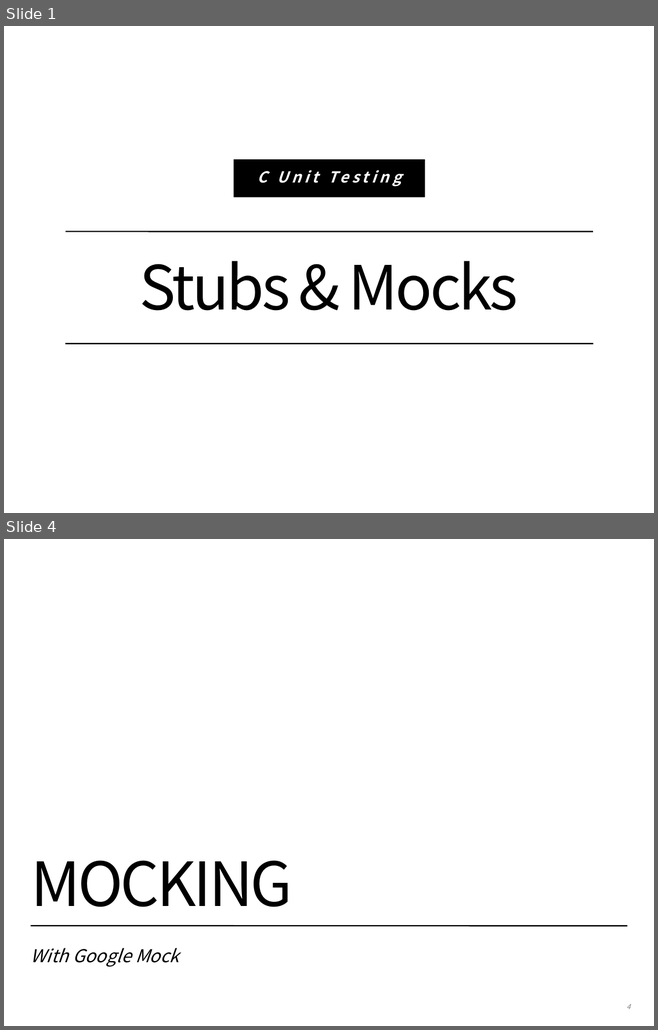
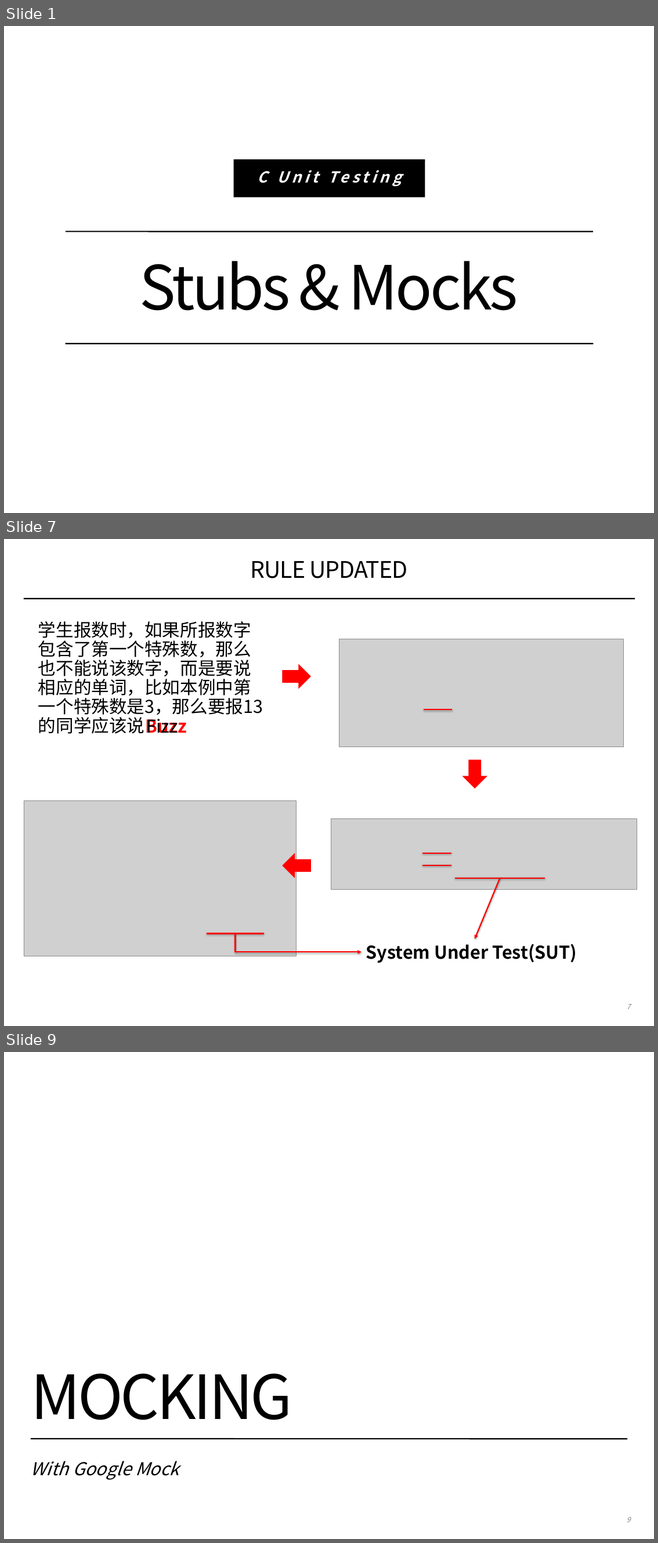
Before and after one commit to coney/c-training, a slide deck: UT/.slides/02-stubs-and-mocks.pptx. Shown one above the other, each under a label of ours: slides 1 and 4 before the commit, slides 1, 7 and 9 after it; the slides between them are not shown. The pictures are 658x1030 and 658x1543 pixels, drawn with LibreOffice and Linux fonts; fonts in the diff are those of the drawing; grey boxes stand for pictures; background and template pictures are left out. Boxes give left, top, right and bottom in pixels: in the first picture for what was removed or moved away, otherwise in the second. Text is boxed around its words. In the diff, an @@ line names an element or a change of style, - is before the commit and + after.

```diff
--- a/UT/.slides/02-stubs-and-mocks.pptx
+++ b/UT/.slides/02-stubs-and-mocks.pptx
@@ slide 7 added at [4,539,654,1026], background #FFFFFF @@
@@ title added at [250,561,407,578], 36 pt, text #000000 @@
+RULE UPDATED
@@ line added from (24, 599) to (635, 598), #000000 2 pt @@
@@ text added at [38,621,263,718], 28 pt, text #000000 @@
+学生报数时，如果所报数字包含了第一个特殊数，那么也不能说该数字，而是要说相应的单词，比如本例中第一个特殊数是3，那么要报13的同学应该说
@@ picture added at [339,639,623,747] @@
@@ right arrow added at [282,664,311,689], fill #FF0000 @@
@@ line added from (423, 710) to (452, 710), #FF0000 2 pt @@
@@ text added at [145,719,187,733], 28 pt, text #FF0000, bold @@
+Buzz
@@ text added at [146,719,177,733], 28 pt, text #000000 @@
+Fizz
@@ picture added at [24,801,296,956] @@
@@ right arrow added at [282,853,311,878], fill #FF0000 @@
@@ group added at [331,759,636,889]: 2 lines, 1 picture, 1 right arrow @@
@@ line added from (455, 878) to (545, 878), #FF0000 2 pt @@
@@ arrow added from (500, 878) to (474, 939), #FF0000 2 pt @@
@@ line added from (206, 934) to (264, 934), #FF0000 2 pt @@
@@ elbow arrow added from (235, 934) to (361, 952), #FF0000 2 pt @@
@@ text added at [366,944,577,963], 28 pt, text #000000, bold @@
+System Under Test(SUT)
@@ page number added at [626,1004,630,1009], 11 pt, text #808184, italic @@
+7
@@ what was slide 4 is now slide 9 @@
@@ page number at [626,1517,630,1522]: text changed @@
-4
+9
```
Also in this commit, not shown: 1 slide changed, 8 other slides added, 2 slides removed.
